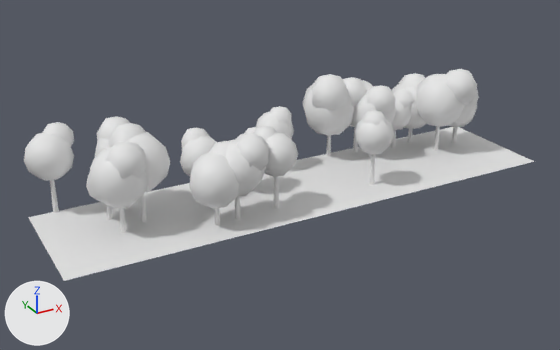
An edit to the OBJ model public/world/tile_-3_3.obj, drawn before and after from the same camera.
The view is the same before and after, from a 50 mm camera at (-204.8, -277.3, 44.7) aimed at (-162.0, -199.5, 5.8). The lights are fixed; the arrows at lower left show +X, +Y and +Z. The older version comes first. Where no turn or scale is listed for an object, it has been applied to the vertices. Vertices at exactly the same position are counted once.

Objects in the first picture: 'Tile_-3_3'.
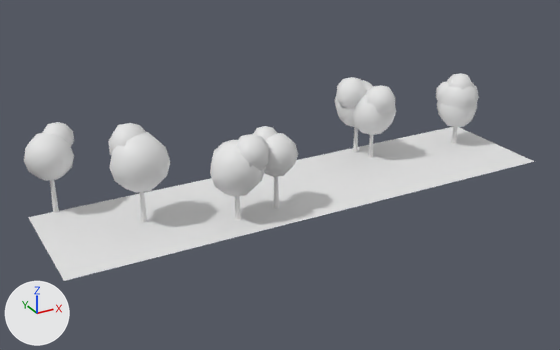
What differs and where, as boxes [x1, y1, x2, y2] in the pictures (560 x 350 px):
'Tile_-3_3', reshaped
    before: [24, 69, 534, 281]
    after: [24, 73, 534, 281]
part 1 of me_tile__3_3, deleted
    before: [86, 69, 477, 233]

The change, as a diff of the scene's bpy script:
```diff
--- a/public/world/tile_-3_3.obj.py
+++ b/public/world/tile_-3_3.obj.py
@@ me_tile__3_3 @@
 # used by ob_tile__3_3; location = (0.0, 0.0, 0.0)
-me_tile__3_3.from_pydata(...)  # 2685 vertices, 4968 faces; spans x -191.5..-127.5, y -208.5..-189.2, z 3.6..16.0
+me_tile__3_3.from_pydata(...)  # 1737 vertices, 3216 faces; spans x -191.5..-127.5, y -208.5..-189.7, z 3.6..15.7
+# me_tile__3_3 part 1: 36 loose pieces with 948 vertices, spanning x -186.3..-132.4, y -207.8..-189.2, z 3.6..16.0, are deleted
```
